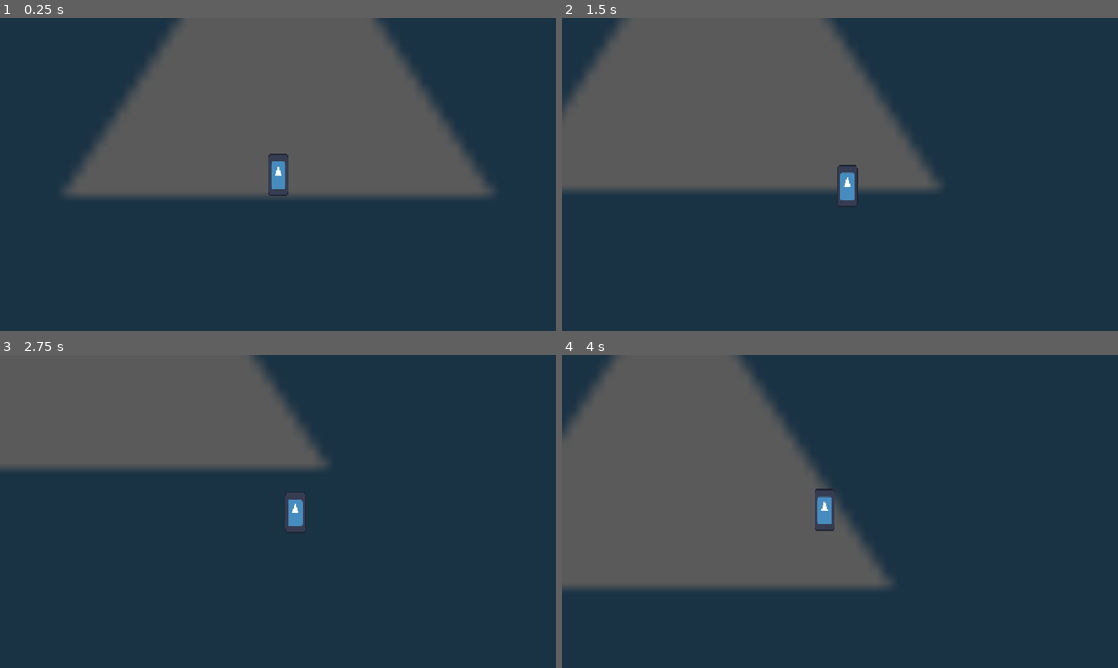
Above: before the commit, frames 1-4 (two rows, left to right).
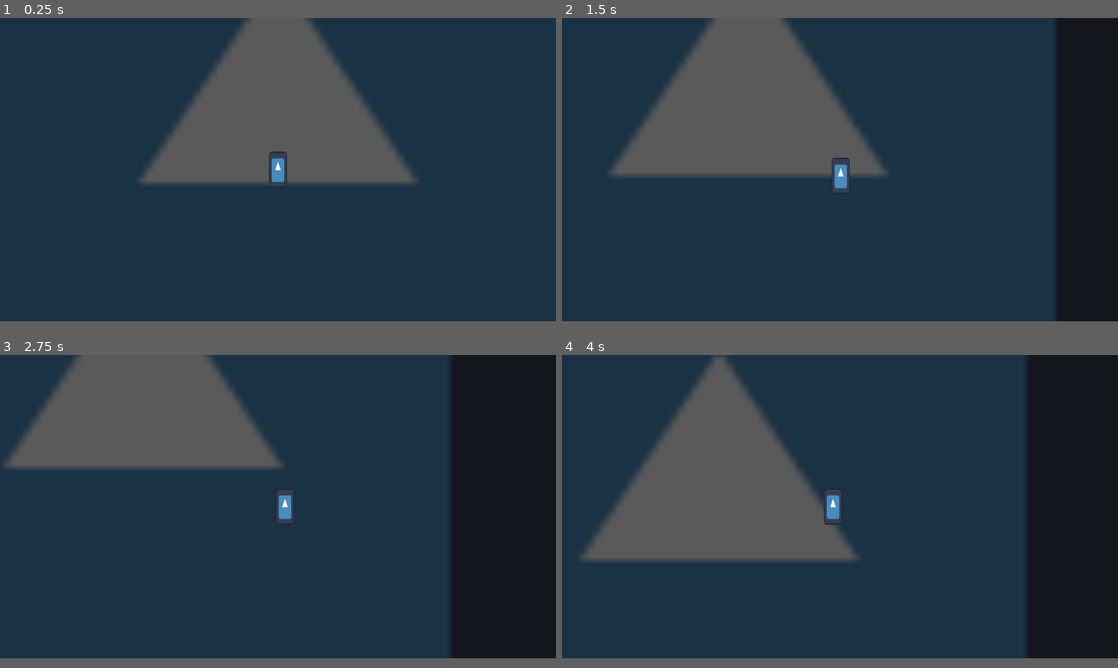
Above: after the commit, the same moments.

Repository: AgilMonkey/Wild-Bun-Magic
Game: Godot game, scene res://scenes/levels/main_test_scene/main_test_scene.tscn
Same seed, same stepped clock (60 frames per second), same inputs: the game is played once before the commit and once after it. The engine's default icon, where the game draws it, is replaced by a stand-in: a white triangle on a blue panel in a dark square.
Inputs:
- Up to frame 1 (0.25 s): no input
- Up to frame 2 (1.5 s): tap Enter at 0.5 s; hold D (move_right) 0.53-1.28 s; tap Shift (dash) at 0.6, 1.35 s; hold S (move_down) from 1.28 s (still down)
- Up to frame 3 (2.75 s): release S (move_down) at 2.03 s; hold D (move_right) from 2.03 s (still down); tap Shift (dash) at 2.1 s
- Up to frame 4 (4 s): release D (move_right) at 2.78 s; hold W (move_up) 2.78-3.53 s; tap Shift (dash) at 2.85, 3.6 s; hold A (move_left) from 3.53 s (still down)
In our replay, the window is 800x450 before the commit and 800x436 after it. These sizes can differ from the game's own. Grey fills any space a smaller window leaves; there, only what the larger window draws over its background counts as a difference.

The runs differ from the first frame. In frame 1, 17% of the frame differs, in the area x 11-89%, y 0-58%; in frame 2, 26%; in frame 3, 25%; in frame 4, 33%, in the area x 0-100%, y 0-97%.

Commit message:
Changed res, then some movement stuff
Uh i think dash is also based on last stuff idk

Diff:
--- a/project.godot
+++ b/project.godot
@@ -18,9 +18,10 @@
 
 [display]
 
-window/size/viewport_width=1280
-window/size/viewport_height=720
-window/stretch/mode="canvas_items"
+window/size/viewport_width=1980
+window/size/viewport_height=1080
+window/stretch/mode="viewport"
+window/stretch/aspect="expand"
 
 [input]
 
--- a/scenes/player/player.tscn
+++ b/scenes/player/player.tscn
@@ -11,13 +11,14 @@
 [node name="Camera2D" type="Camera2D" parent="."]
 process_callback = 0
 position_smoothing_enabled = true
+position_smoothing_speed = 10.0
 
 [node name="Gfx" type="Sprite2D" parent="."]
-scale = Vector2(0.375, 0.75)
+scale = Vector2(0.5, 1)
 texture = ExtResource("1_8afob")
 
 [node name="CollisionShape2D" type="CollisionShape2D" parent="."]
-position = Vector2(0, 24)
+position = Vector2(0, 40)
 shape = SubResource("RectangleShape2D_8afob")
 
 [node name="PlayerMovement" type="Node" parent="."]
--- a/scenes/player/player_movement.gd
+++ b/scenes/player/player_movement.gd
@@ -1,24 +1,30 @@
 extends Node
 
 
-@export var speed: float = 200.0
-@export var dash_speed: float = 800.0
-@export var dash_time: float = 0.2
+@export var speed: float = 250.0
+@export var dash_speed: float = 700.0
+@export var dash_time: float = 0.3
 @export var dash_cooldown_time: float = 2.0
 
 var is_dashing: bool = false
 var can_dash: bool = true
 
 var input_dir: Vector2
+var last_input_dir: Vector2
 
 @onready var body: CharacterBody2D = get_parent()
 
 
-func _input(event: InputEvent) -> void:
+func _input(_event: InputEvent) -> void:
 	input_dir = Input.get_vector("move_left", "move_right", "move_up", "move_down")
 
 
-func _physics_process(delta: float) -> void:
+func _process(_delta: float) -> void:
+	if input_dir.length_squared() > 0:
+		last_input_dir = input_dir
+
+
+func _physics_process(_delta: float) -> void:
 	if Input.is_action_just_pressed("dash"):
 		dash()
 
@@ -34,7 +40,7 @@
 	is_dashing = true
 	dash_cooldown()
 
-	body.velocity = input_dir * dash_speed
+	body.velocity = last_input_dir * dash_speed
 	await get_tree().create_timer(dash_time).timeout
 	is_dashing = false
 
